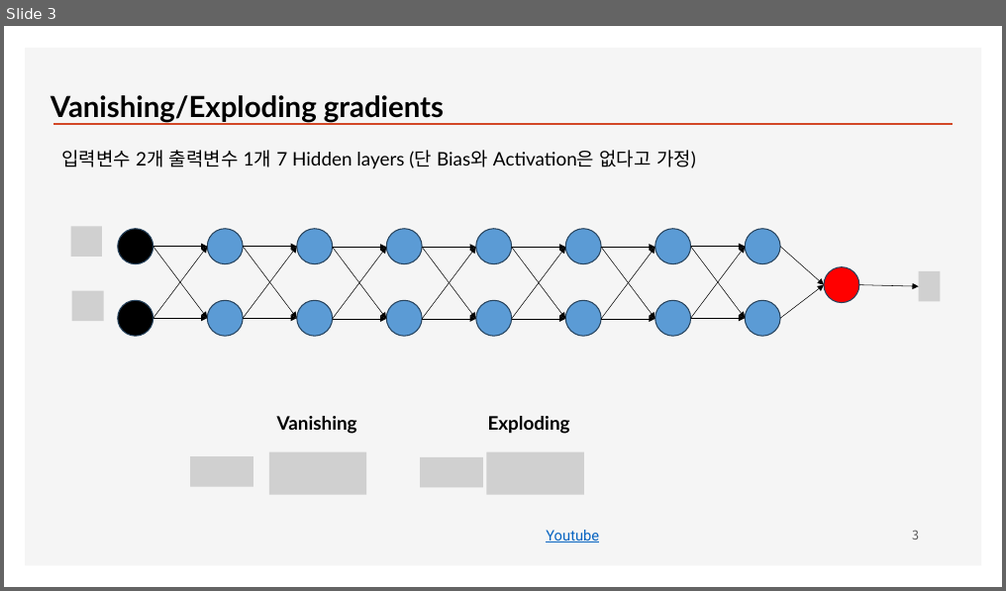
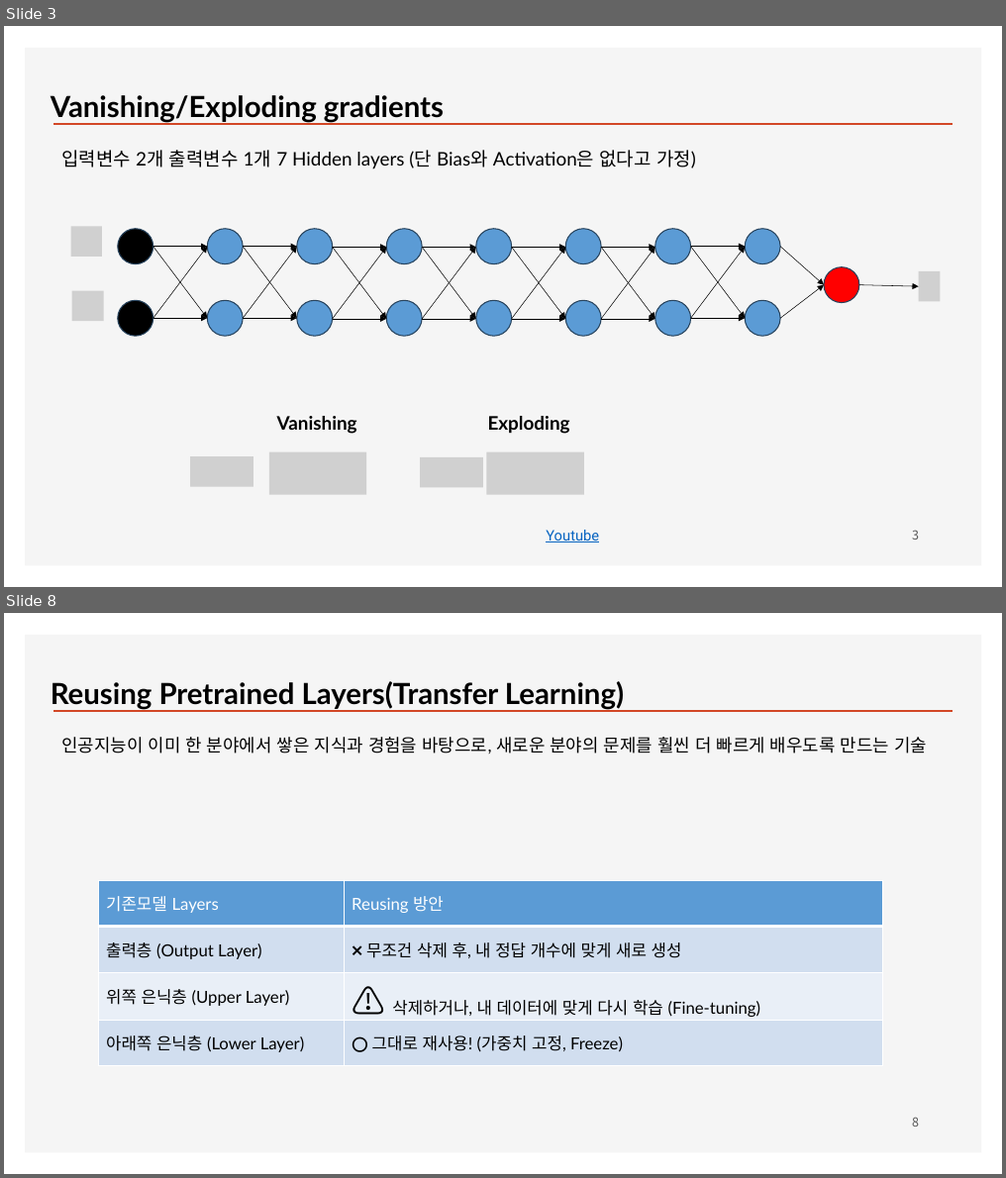
Before and after one commit to ancestor9/2026_Fall_Deep-Learning-with-Python, a slide deck: ML/Chapter11_Training Deep Neural Networks.pptx. Shown one above the other, each under a label of ours: slide 3 before the commit, slides 3 and 8 after it; the slides between them are not shown. The pictures are 1006x591 and 1006x1178 pixels, drawn with LibreOffice and Linux fonts; fonts in the diff are those of the drawing; grey boxes stand for pictures; background and template pictures are left out. Boxes give left, top, right and bottom in pixels: in the first picture for what was removed or moved away, otherwise in the second. Text is boxed around its words. In the diff, an @@ line names an element or a change of style, - is before the commit and + after.

```diff
--- a/ML/Chapter11_Training Deep Neural Networks.pptx
+++ b/ML/Chapter11_Training Deep Neural Networks.pptx
@@ slide 8 added at [4, 613, 1002, 1174], background #FFFFFF; not listed: 2 template elements that a slide beside it also shows @@
@@ text added at [51, 681, 624, 709], 28 pt, text #000000, bold @@
+Reusing Pretrained Layers(Transfer Learning)
@@ text added at [61, 737, 927, 754], 17 pt, text #000000 @@
+인공지능이 이미 한 분야에서 쌓은 지식과 경험을 바탕으로, 새로운 분야의 문제를 훨씬 더 빠르게 배우도록 만드는 기술
@@ table added at [98, 881, 882, 1065], 4 rows, 2 columns @@
+기존모델 Layers | Reusing 방안
+출력층 (Output Layer) | ❌ 무조건 삭제 후, 내 정답 개수에 맞게 새로 생성
+위쪽 은닉층 (Upper Layer) | ⚠️ 삭제하거나, 내 데이터에 맞게 다시 학습 (Fine-tuning)
+아래쪽 은닉층 (Lower Layer) | ⭕ 그대로 재사용! (가중치 고정, Freeze)
@@ page number added at [912, 1117, 919, 1127], 12 pt, text #595959 @@
+8
```
Also in this commit, not shown: 7 other slides added.
